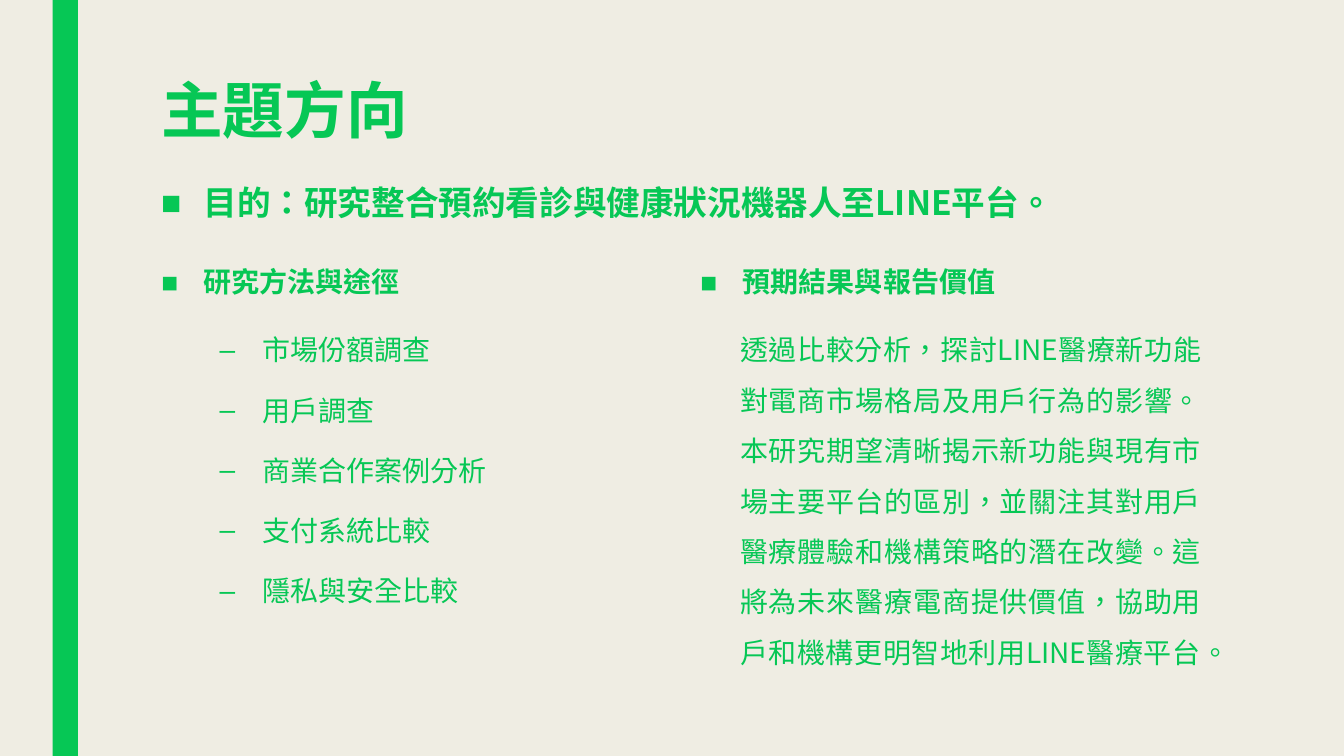
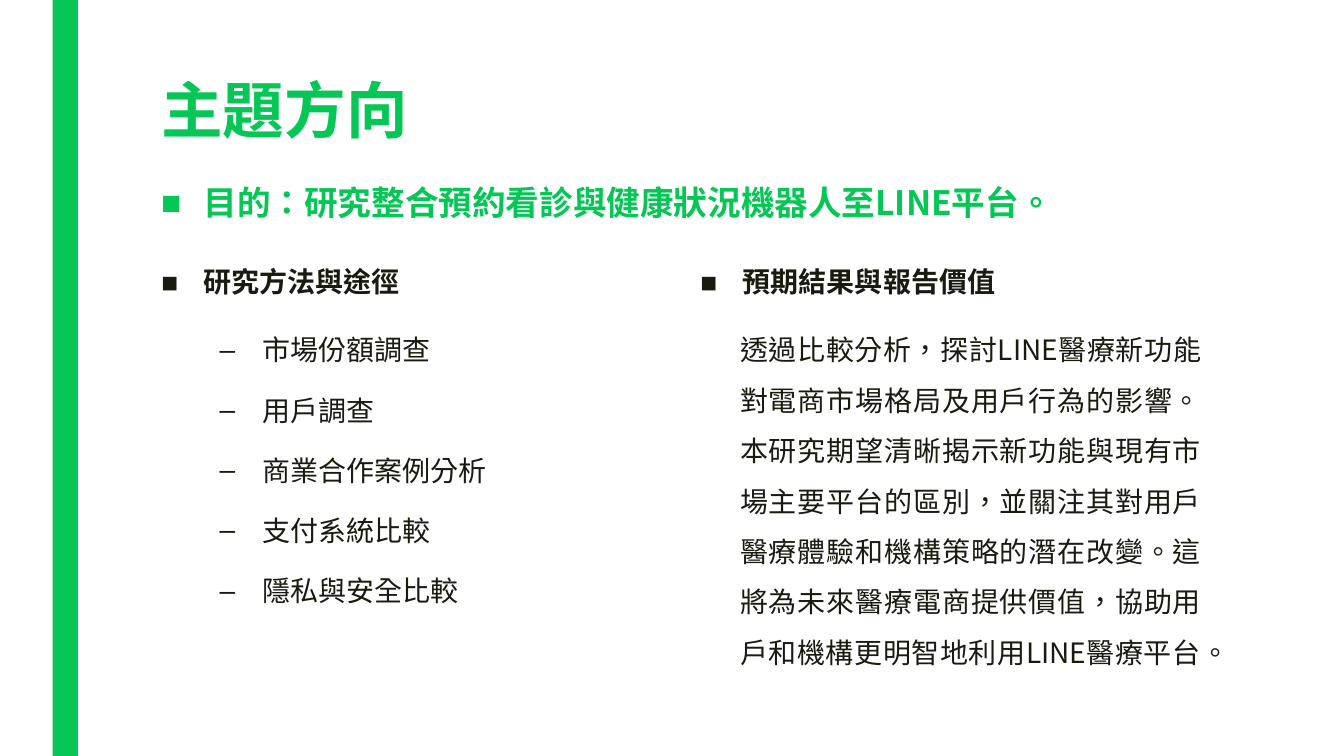
Before and after one commit to plum0411/e-commerce, a slide deck: slide 4 of LINE在電商領域能提出之新功能.pptx. Drawn at 1344x756 pixels with LibreOffice and Linux fonts; fonts in the diff are those of the drawing. Boxes give left, top, right and bottom in pixels: in the first picture for what was removed or moved away, otherwise in the second. Text is boxed around its words. In the diff, an @@ line names an element or a change of style, - is before the commit and + after.

```diff
--- a/LINE在電商領域能提出之新功能.pptx
+++ b/LINE在電商領域能提出之新功能.pptx
@@ background #EFEDE3 to #FFFFFF @@
@@ text "研究方法與途徑" at [204,268,486,604]: text colour #06C755 to #191B0E @@
@@ text "預期結果與報告價值" at [740,268,1229,666]: text colour #06C755 to #191B0E @@
```
Also in this commit, not shown: 27 other slides changed.
